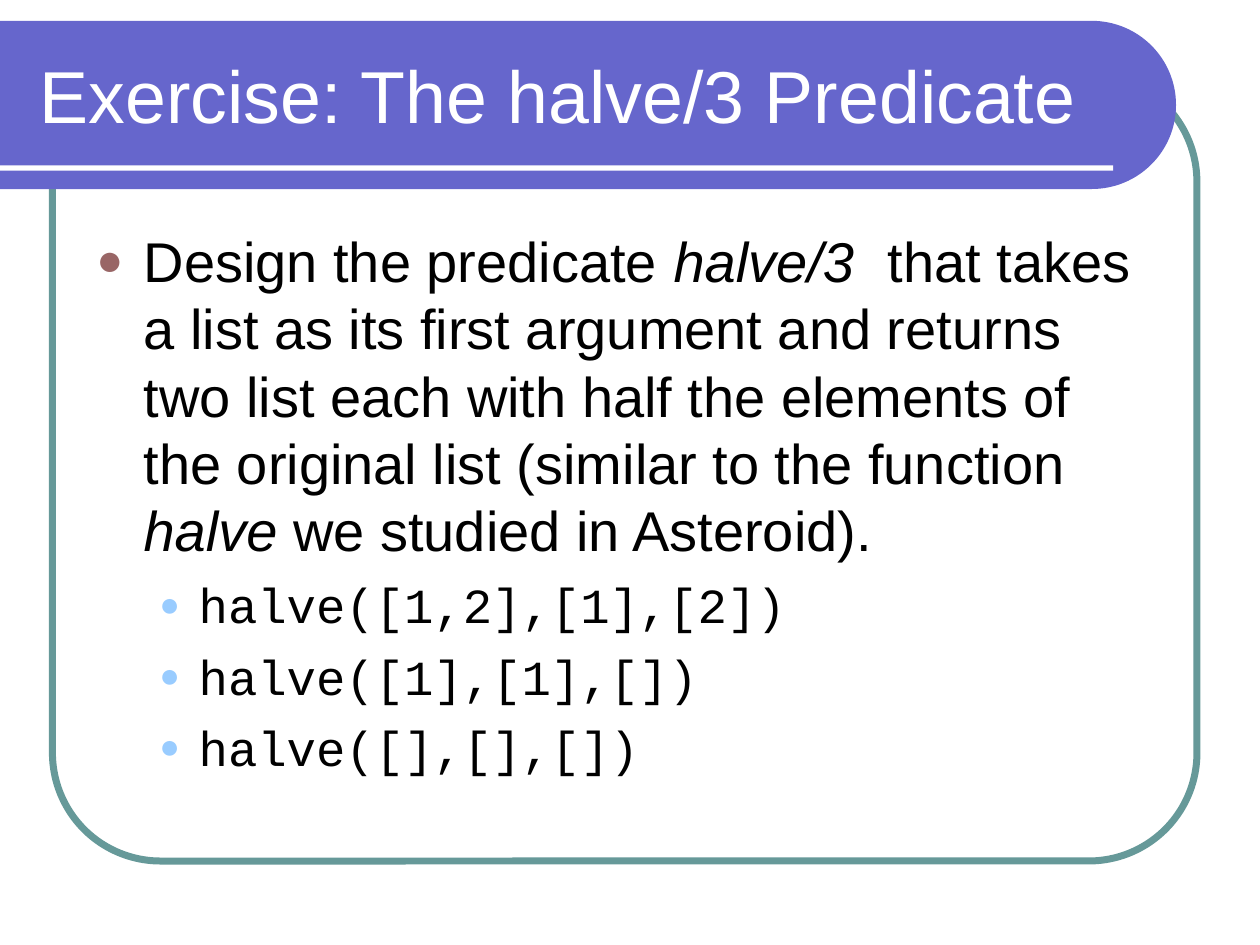
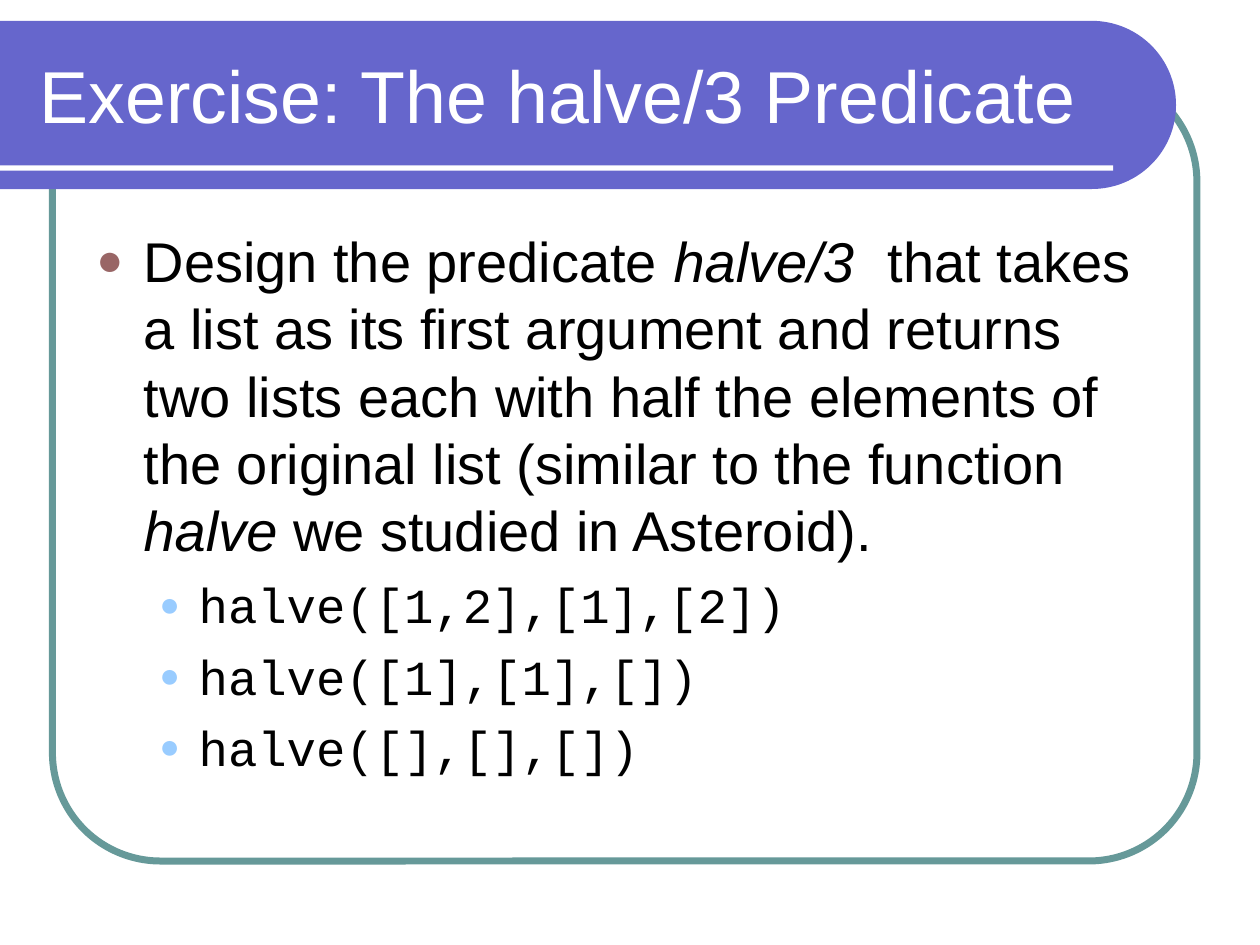
Before and after one commit to lutzhamel/CSC301, a slide deck: slide 13 of notes/csc301-ln021.ppt. Drawn at 1260x945 pixels with LibreOffice and Linux fonts; fonts in the diff are those of the drawing. Boxes give left, top, right and bottom in pixels: in the first picture for what was removed or moved away, otherwise in the second. Text is boxed around its words. In the diff, an @@ line names an element or a change of style, - is before the commit and + after.

```diff
--- a/notes/csc301-ln021.ppt
+++ b/notes/csc301-ln021.ppt
@@ text at (x1=144, y1=241, x2=1131, y2=562): text changed @@
-● Design the predicate halve/3 that takes a list as its first argument and returns two list each with half the elements of the original list (similar to the function halve we studied in Asteroid).
+● Design the predicate halve/3 that takes a list as its first argument and returns two lists each with half the elements of the original list (similar to the function halve we studied in Asteroid).
```
Also in this commit, not shown: 4 other files.
